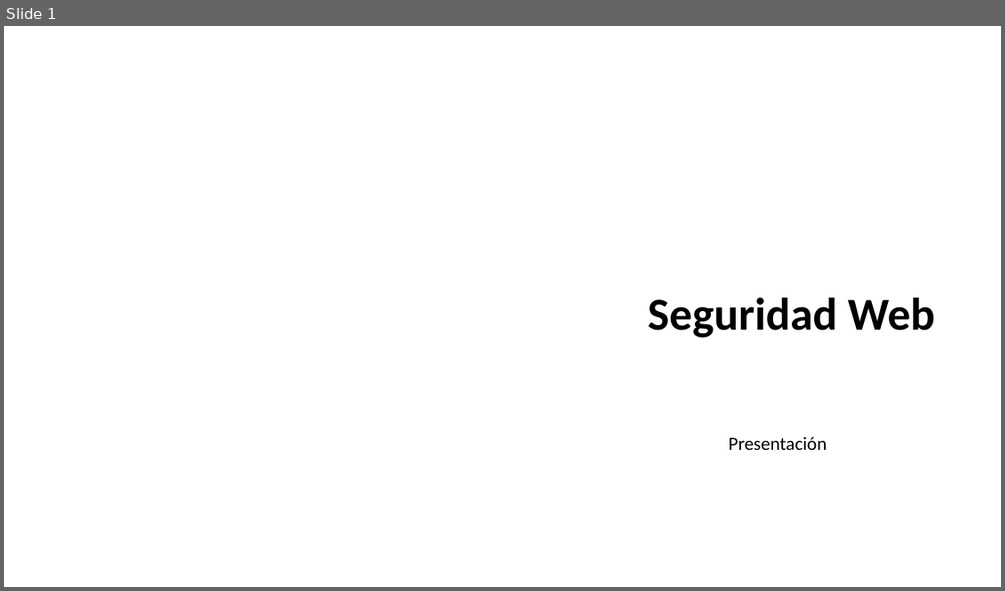
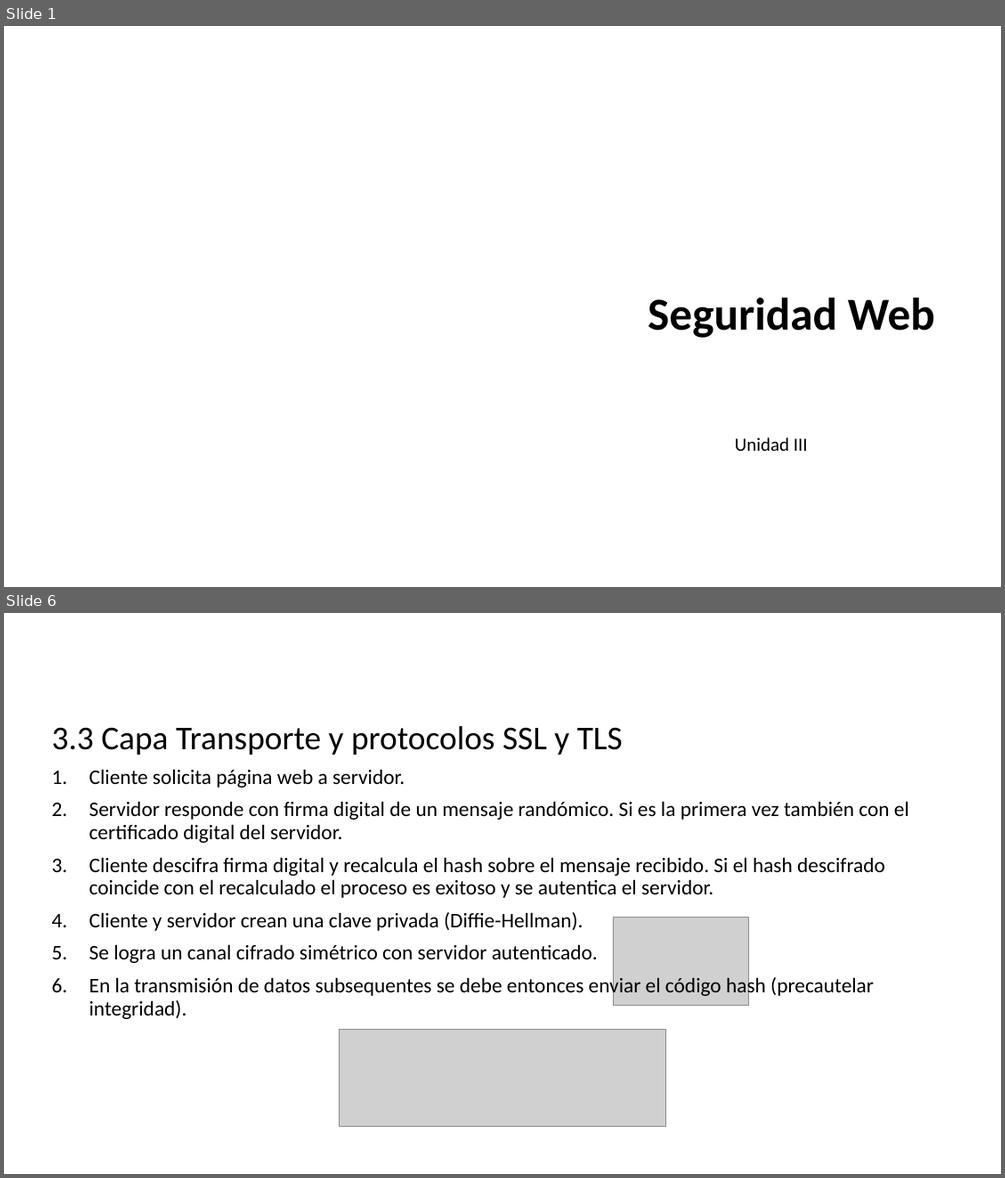
Before and after one commit to dcevallossalas/ITQ, a slide deck: Clases/Unidad3.pptx. Shown one above the other, each under a label of ours: slide 1 before the commit, slides 1 and 6 after it; the slides between them are not shown. The pictures are 1005x591 and 1005x1178 pixels, drawn with LibreOffice and Linux fonts; fonts in the diff are those of the drawing; grey boxes stand for pictures; background and template pictures are left out. Boxes give left, top, right and bottom in pixels: in the first picture for what was removed or moved away, otherwise in the second. Text is boxed around its words. In the diff, an @@ line names an element or a change of style, - is before the commit and + after.

Commit message:
Unidad 3
Unidad 3

```diff
--- a/Clases/Unidad3.pptx
+++ b/Clases/Unidad3.pptx
@@ slide 6 added at bbox=[4, 613, 1001, 1174], background picture (left out) @@
@@ title added at bbox=[52, 726, 623, 755], 32 pt, text #000000 @@
+3.3 Capa Transporte y protocolos SSL y TLS
@@ text added at bbox=[89, 769, 909, 1019], 20 pt, text #000000 @@
+1. Cliente solicita página web a servidor.
+2. Servidor responde con firma digital de un mensaje randómico. Si es la primera vez también con el certificado digital del servidor.
+3. Cliente descifra firma digital y recalcula el hash sobre el mensaje recibido. Si el hash descifrado coincide con el recalculado el proceso es exitoso y se autentica el servidor.
+4. Cliente y servidor crean una clave privada (Diffie-Hellman).
+5. Se logra un canal cifrado simétrico con servidor autenticado.
+6. En la transmisión de datos subsequentes se debe entonces enviar el código hash (precautelar integridad).
@@ picture added at bbox=[613, 917, 749, 1005] @@
@@ picture added at bbox=[339, 1029, 666, 1126] @@
@@ slide 1 changed as well @@
@@ text at bbox=[735, 437, 808, 451]: text changed @@
-Presentación
+Unidad III
```
Also in this commit, not shown: 7 other slides added, 1 slide removed, 4 other files.
